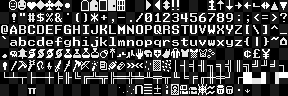
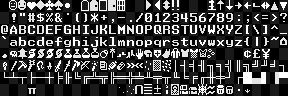
Two versions of the same layered image (288×96). Layer-by-layer changes:
painted on "Background" over (x1=4, y1=60, x2=81, y2=72)
